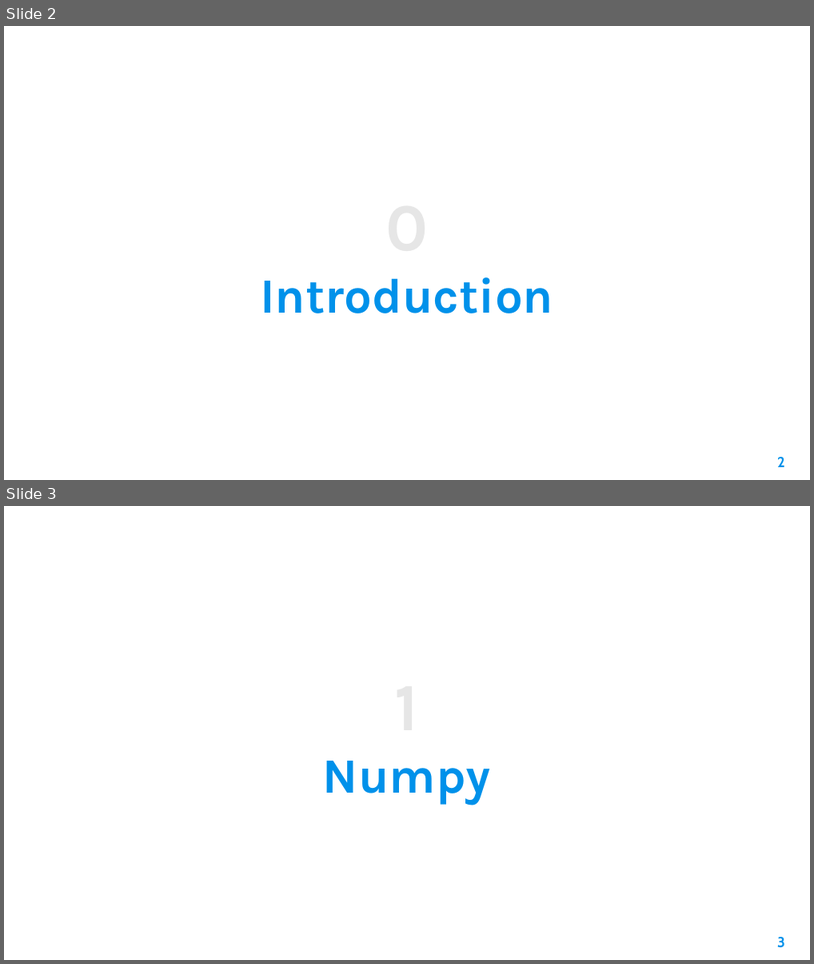
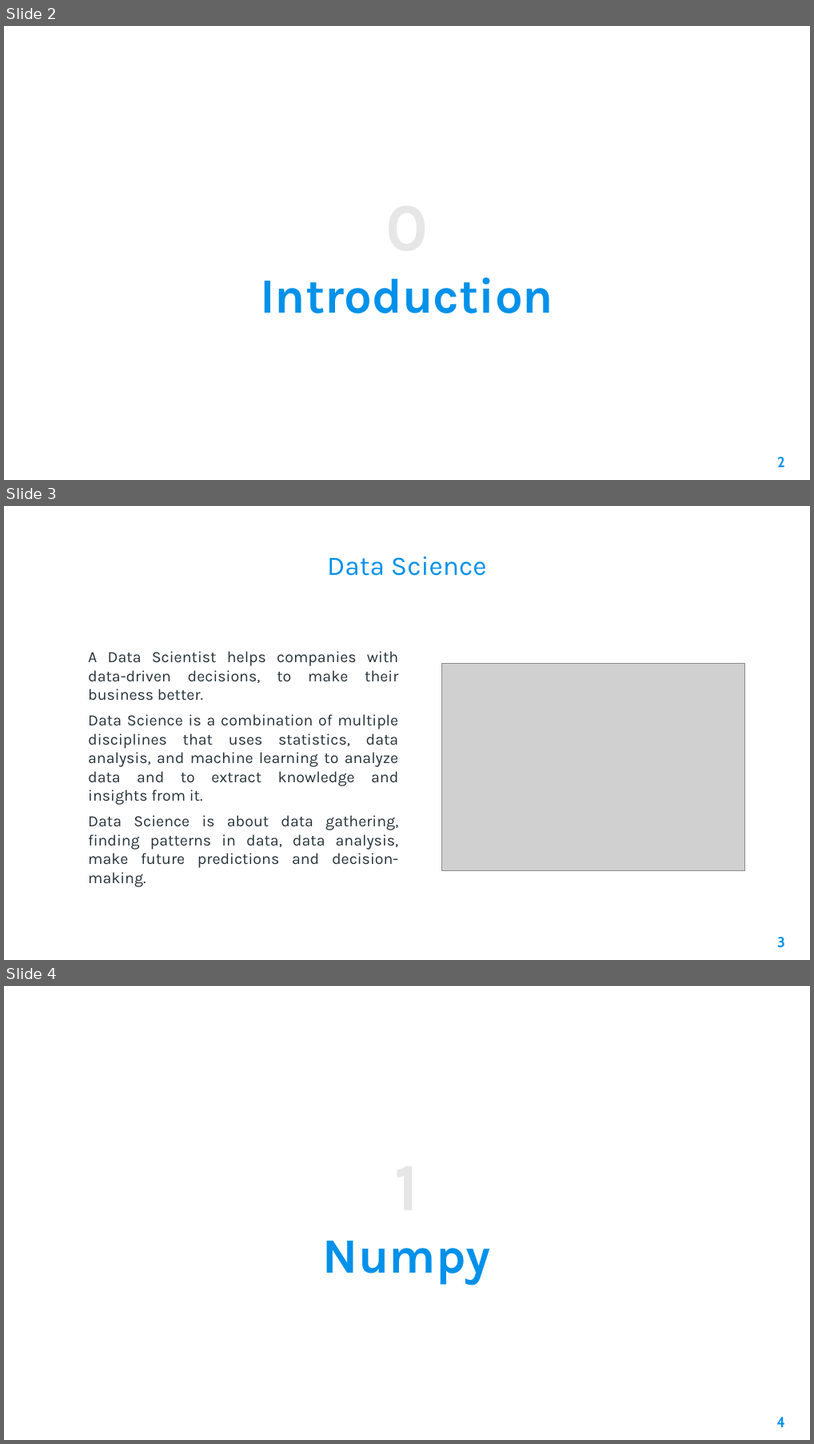
Before and after one commit to AleeRezaa/learn-python, a slide deck: 2 Data Science.pptx. Shown one above the other, each under a label of ours: slides 2 and 3 before the commit, slides 2, 3 and 4 after it. The pictures are 814x964 and 814x1444 pixels, drawn with LibreOffice and Linux fonts; fonts in the diff are those of the drawing; grey boxes stand for pictures; background and template pictures are left out. Boxes give left, top, right and bottom in pixels: in the first picture for what was removed or moved away, otherwise in the second. Text is boxed around its words. In the diff, an @@ line names an element or a change of style, - is before the commit and + after.

Commit message:
add data science introduction

```diff
--- a/2 Data Science.pptx
+++ b/2 Data Science.pptx
@@ slide 3 added at bbox=[4, 506, 810, 960], background picture (left out) @@
@@ title added at bbox=[327, 556, 487, 576], 24 pt, text #0091EA @@
+Data Science
@@ text added at bbox=[88, 651, 399, 887], 14 pt, text #263238 @@
+A Data Scientist helps companies with data-driven decisions, to make their business better.
+Data Science is a combination of multiple disciplines that uses statistics, data analysis, and machine learning to analyze data and to extract knowledge and insights from it.
+Data Science is about data gathering, finding patterns in data, data analysis, make future predictions and decision-making.
@@ picture added at bbox=[442, 664, 745, 871] @@
@@ page number added at bbox=[778, 936, 786, 948], 13 pt, text #0091EA, bold @@
+3
@@ what was slide 3 is now slide 4 @@
@@ page number at bbox=[777, 1416, 786, 1427]: text changed @@
-3
+4
```
Also in this commit, not shown: 11 slides changed.
